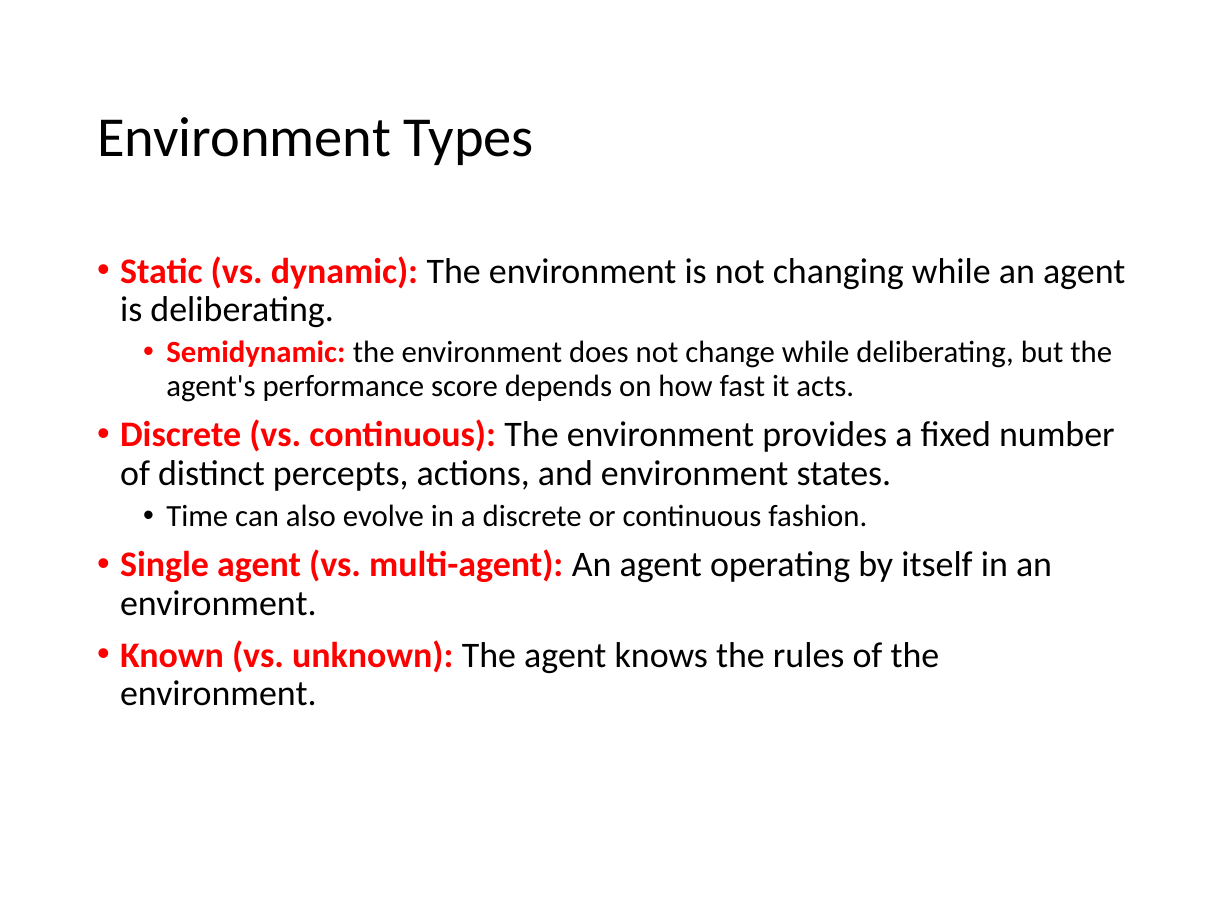
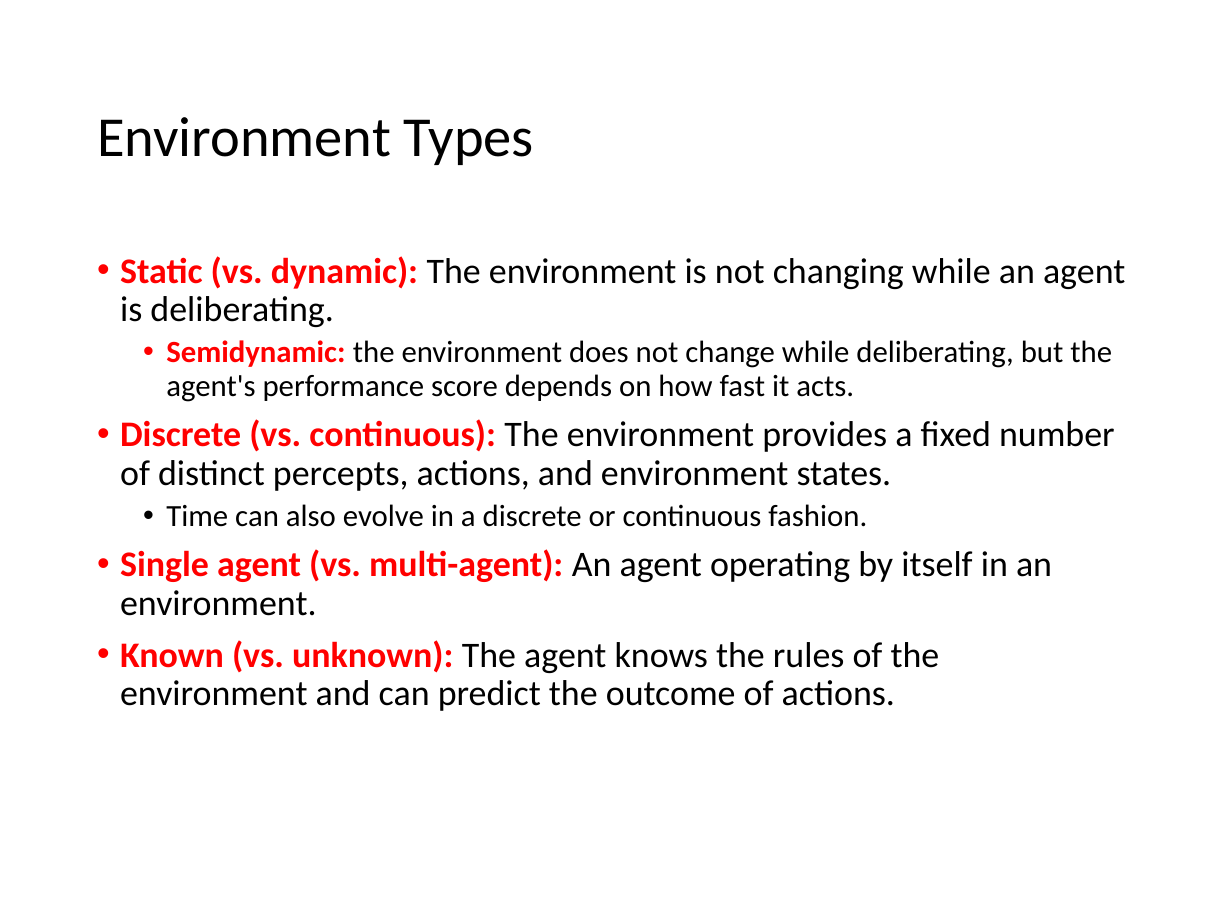
Before and after one commit to mhahsler/CS7320-AI, a slide deck: slide 16 of slides/02_agents.pptx. Drawn at 1232x924 pixels with LibreOffice and Linux fonts; fonts in the diff are those of the drawing. Boxes give left, top, right and bottom in pixels: in the first picture for what was removed or moved away, otherwise in the second. Text is boxed around its words. In the diff, an @@ line names an element or a change of style, - is before the commit and + after.

```diff
--- a/slides/02_agents.pptx
+++ b/slides/02_agents.pptx
@@ text at [120, 640, 940, 711]: text changed @@
-• Known (vs. unknown): The agent knows the rules of the environment.
+• Known (vs. unknown): The agent knows the rules of the environment and can predict the outcome of actions.
```
Also in this commit, not shown: 2 other slides changed, 1 other file.
